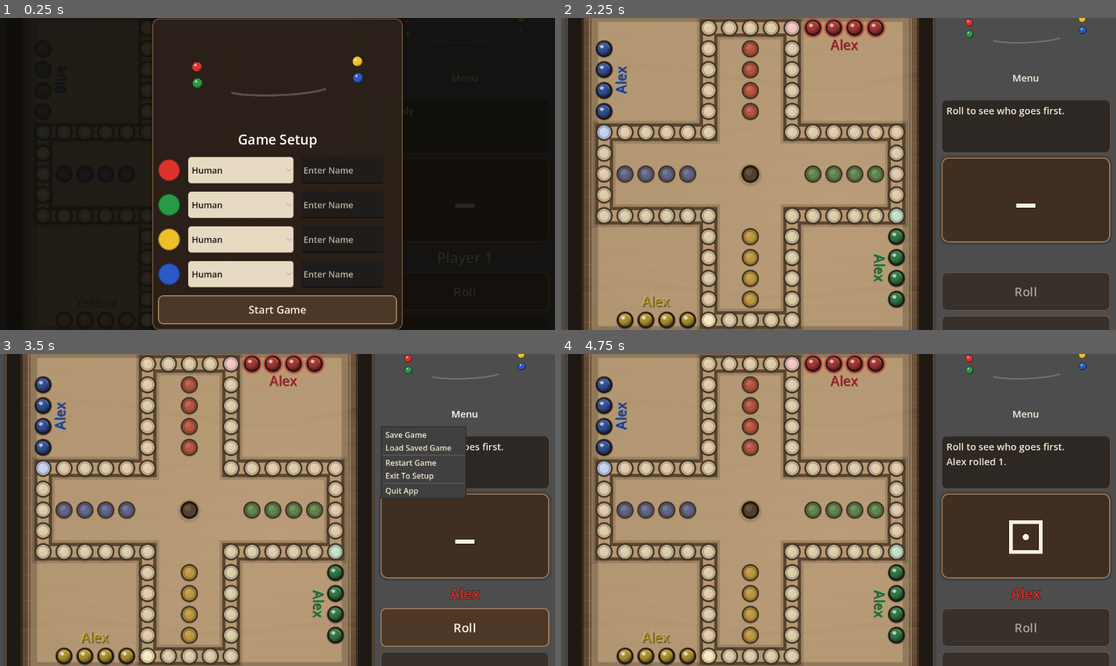
Above: before the commit, frames 1-4 (two rows, left to right).
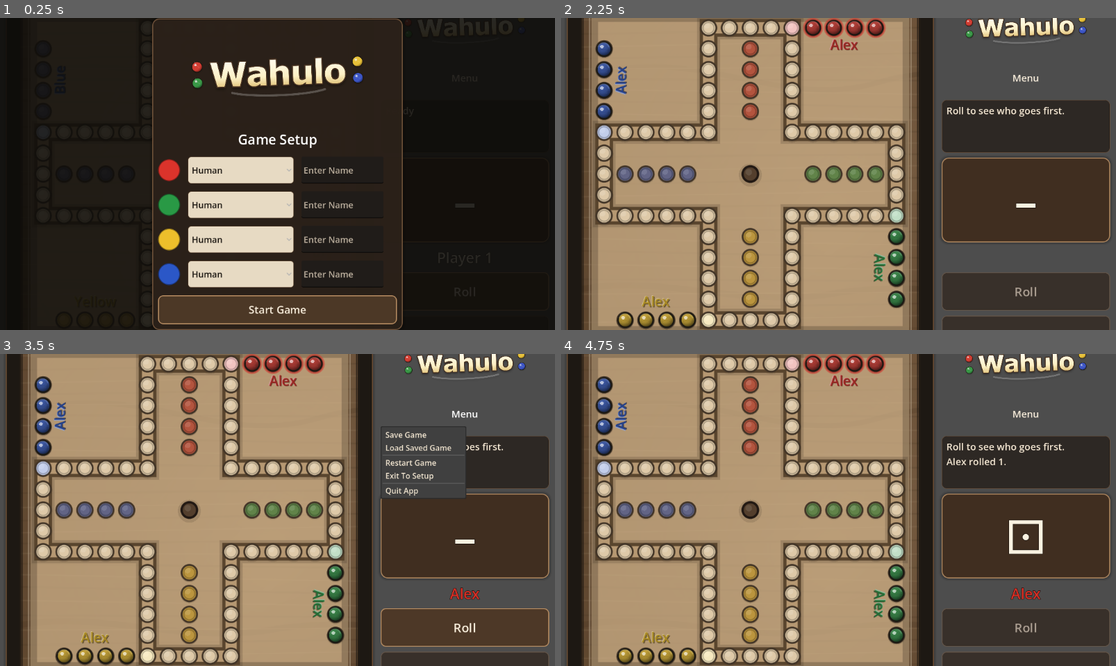
Above: after the commit, the same moments.

Repository: ItsTheMcCoy/wahoo-app
Game: Godot game, scene res://scenes/Main.tscn
The game is run twice, just before and just after one commit, with the same random seed, the same clock (stepped at 60 frames per second) and the same inputs.
Inputs (mouse positions are in pixels of both pictures, inside the frame that each line leads up to):
- Up to frame 1 (0.25 s): no input
- Up to frame 2 (2.25 s): click (905, 170) at 0.52 s; type "Alex" at 0.6 s; click (905, 205) at 0.75 s; type "Alex" at 0.83 s; click (905, 239) at 0.98 s; type "Alex" at 1.07 s; click (905, 273) at 1.27 s; type "Alex" at 1.35 s; click "Start Game" at 2 s
- Up to frame 3 (3.5 s): click "Menu" at 2.75 s
- Up to frame 4 (4.75 s): click "Roll" at 3.5 s; move the mouse to (749, 510) at 4.27 s; click (749, 510) at 4.42 s

The runs differ from the first frame. In frame 1, 1.3% of the frame differs, in the area x 37-63%, y 12-23%; in frame 2, 0.7%; in frame 3, 0.7%; in frame 4, 0.7%.

Commit message:
Restore wordmark look in Godot UI

Diff:
--- a/godot/scenes/Main.tscn
+++ b/godot/scenes/Main.tscn
@@ -2,7 +2,7 @@
 
 [ext_resource type="Script" path="res://scripts/main.gd" id="1_ukqg8"]
 [ext_resource type="Script" path="res://scripts/wahoo_board_view.gd" id="2_cw3fq"]
-[ext_resource type="Texture2D" path="res://assets/textures/wahulo_wordmark.svg" id="3_0dv5w"]
+[ext_resource type="Texture2D" path="res://assets/textures/wahulo_wordmark.png" id="3_0dv5w"]
 
 [node name="Main" type="Control"]
 layout_mode = 3
--- a/godot/scripts/main.gd
+++ b/godot/scripts/main.gd
@@ -4,7 +4,7 @@
 const WahooRules = preload("res://scripts/wahoo_rules.gd")
 const WahooRulesSmoke = preload("res://scripts/wahoo_rules_smoke.gd")
 const WahooAI = preload("res://scripts/wahoo_ai.gd")
-const WORDMARK_TEXTURE = preload("res://assets/textures/wahulo_wordmark.svg")
+const WORDMARK_TEXTURE = preload("res://assets/textures/wahulo_wordmark.png")
 
 const PLAYER_NAMES := ["Red", "Green", "Yellow", "Blue"]
 const PLAYER_COLORS := [
Binary file changed: godot/assets/textures/wahulo_wordmark.png
Not shown, changed: godot/build/web/index.html
Not shown, changed: godot/build/web/index.pck
